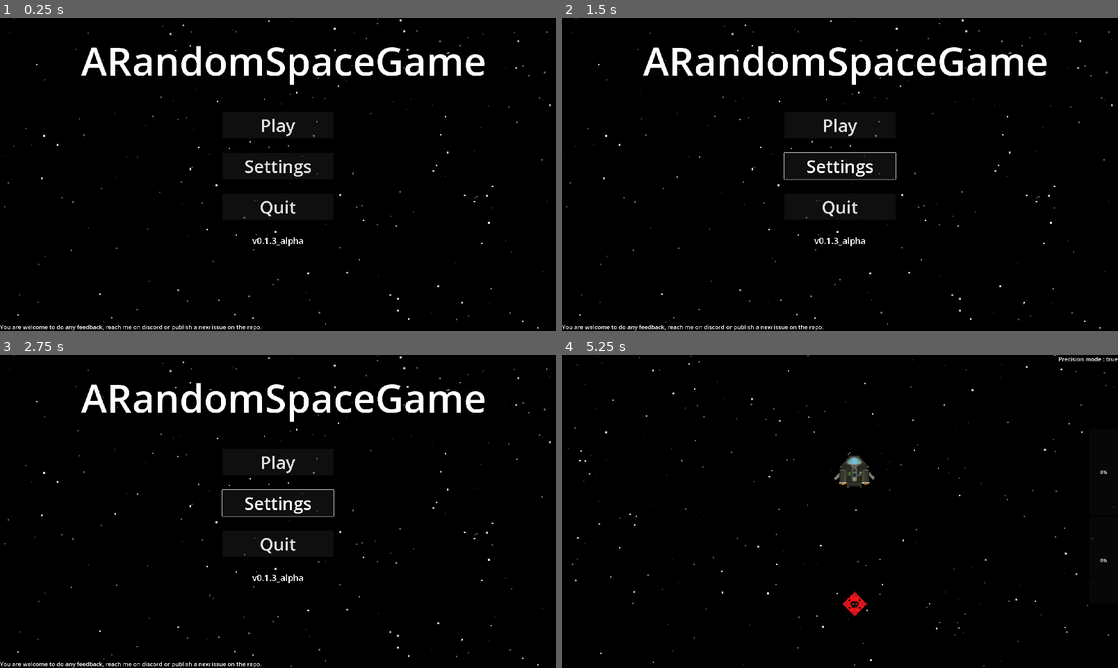
Above: before the commit, frames 1-4 (two rows, left to right).
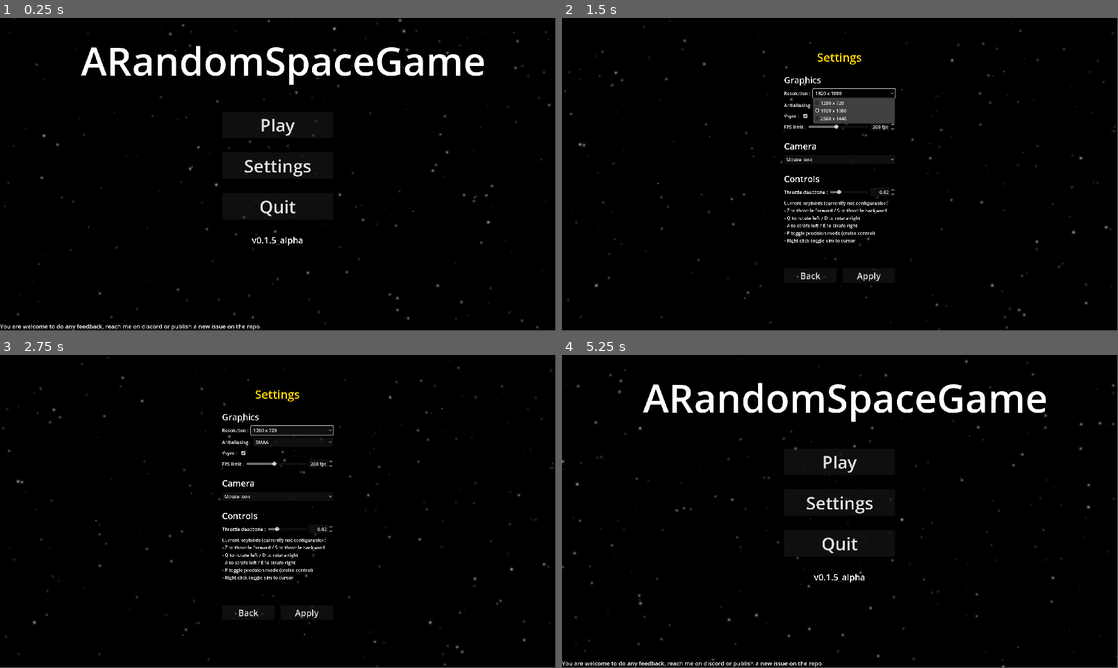
Above: after the commit, the same moments.

Repository: creusator/A_Random_Space_Game
Game: Godot game, scene res://UI/Menus/MainMenu/MainMenu.tscn
The game is run twice, just before and just after one commit, with the same random seed, the same clock (stepped at 60 frames per second) and the same inputs.
Inputs (mouse positions are in pixels of both pictures, inside the frame that each line leads up to):
- Up to frame 1 (0.25 s): no input
- Up to frame 2 (1.5 s): click "Settings" at 0.5 s; click (856, 93) at 1.25 s, where only the run after the commit has a clickable "1920 x 1080"
- Up to frame 3 (2.75 s): click (294, 442) at 2 s, where only the run after the commit has a clickable "SMAA"
- Up to frame 4 (5.25 s): click (856, 430) at 2.75 s, where only the run after the commit has a clickable "1280 x 720"; click (806, 452) at 3.52 s; click (840, 495) at 4.25 s, where only the run after the commit has a clickable "Mouse look"; click (812, 611) at 5 s, where only the run after the commit has a clickable "Back"
In our replay, the window is 800x450 before the commit and 799x449 after it. These sizes can differ from the game's own. Grey fills any space a smaller window leaves; there, only what the larger window draws over its background counts as a difference.

The runs differ from the first frame. In frame 1, 1.8% of the frame differs, in the area x 0-100%, y 0-100%; in frame 2, 6.5%; in frame 3, 5.3%; in frame 4, 4.7%.

Commit message:
Added settings menu - WIP
- Added graphic settings (res, fps, vsync, aa)
- Added camera settings (camera_mode)
- Added control settings (throttle deadzone)

Missing :
- Loading throttle deadzone
- Loading applied settings into the menus frontend

Diff:
--- a/Components/InputComponent2D.gd
+++ b/Components/InputComponent2D.gd
@@ -6,7 +6,7 @@
 var rotation_direction: float
 var throttle: float = 0.0
 var throttle_speed: float = 0.5
-var throttle_deadzone: float = 0.05
+var throttle_deadzone: float = 0.02
 var precision_mode: bool = true
 var aim_to_target:bool = false
 var _toggle_state: bool = true
--- a/Components/MotionComponent2D.gd
+++ b/Components/MotionComponent2D.gd
@@ -44,14 +44,14 @@
 	var velocity_error = target_velocity - velocity
 	var thrust_force = Vector2.ZERO
 
-	if velocity_error.length() > 0.05:
+	if velocity_error.length() > 0.01:
 		thrust_force = velocity_error.normalized() * main_thrust_power
 
 	var force_total = thrust_force * PIXEL_PER_METER
 	var acceleration = force_total / mass
 	var applied_velocity = velocity + acceleration * delta
 
-	if velocity_error.length() < 3.5 and thrust_input.length() < 0.05:
+	if velocity_error.length() < 3.5 and thrust_input.length() < 0.01:
 		applied_velocity = Vector2.ZERO
 	elif applied_velocity.length() > max_local_speed:
 		applied_velocity = applied_velocity.normalized() * max_local_speed
--- a/Entities/Ships/Template/Ship.gd
+++ b/Entities/Ships/Template/Ship.gd
@@ -71,6 +71,12 @@
 func get_precision_state() -> bool:
 	return input_component_2d.precision_mode
 
+var smoothed_speed := 0.0
+func get_velocity_value() -> int:
+	var real_speed = velocity.length() / 10.0
+	smoothed_speed = lerp(smoothed_speed, real_speed, 0.1)
+	return int(round(smoothed_speed))
+
 func _on_chassis_destroyed() -> void:
 	self.queue_free()
 
--- a/Entities/Ships/Template/ShipComponents/StructuralComponents/Thruster/Thruster.gd
+++ b/Entities/Ships/Template/ShipComponents/StructuralComponents/Thruster/Thruster.gd
@@ -103,7 +103,7 @@
 	var speed = ship_velocity.length()
 	var braking_intent := false
 
-	if thrust_input_world.length() < 0.05 and speed > 1.0:
+	if thrust_input_world.length() < 0.01 and speed > 1.0:
 		braking_intent = true
 	elif thrust_input_world.length() > 0.1:
 		var dot_velocity = ship_velocity.normalized().dot(thrust_input_world.normalized())
--- a/Game.tscn
+++ b/Game.tscn
@@ -11,7 +11,7 @@
 
 [node name="CanvasModulate" type="CanvasModulate" parent="."]
 scale = Vector2(1.01469, 1.02335)
-color = Color(0.21230468, 0.21230492, 0.21230477, 1)
+color = Color(0.08468992, 0.08468992, 0.08468992, 1)
 
 [node name="NorikerMKI" parent="." instance=ExtResource("1_u44n3")]
 
--- a/Scripts/GlobalVariables.gd
+++ b/Scripts/GlobalVariables.gd
@@ -1,3 +1,8 @@
 extends Node
 
-var version:String = "v0.1.3_alpha"
+var version:String = "v0.1.5_alpha"
+
+var previous_scene = "res://UI/Menus/MainMenu/MainMenu.tscn"
+
+var camera_mode = 1
+var throttle_deadzone = 0.02
--- a/UI/Camera/Camera.gd
+++ b/UI/Camera/Camera.gd
@@ -1,11 +1,7 @@
 class_name Camera
 extends Camera2D
 
-
-enum MODES { TARGET, TARGET_MOUSE_BLENDED }
-
 @export var target: Node
-@export var mode: MODES = MODES.TARGET_MOUSE_BLENDED
 @export var camera_smooth_speed: float
 @export var zoom_speed: float = 5.0
 @export var max_zoom: float = 2.0
@@ -32,13 +28,13 @@
 	if not target:
 		return
 
-	match mode:
-		MODES.TARGET:
+	match GlobalVariables.camera_mode:
+		0:
 			target_position = target.global_position
 			if target_position != Vector2.INF:
 				global_position = target_position
 
-		MODES.TARGET_MOUSE_BLENDED:
+		1:
 			var target_pos = target.global_position
 			var mouse_pos = get_global_mouse_position()
 			var mouse_dist = (mouse_pos - target_pos).length()
--- a/UI/HUD/ThrottleUI.gd
+++ /dev/null
@@ -1,4 +0,0 @@
-extends ProgressBar
-
-func update(ship_throttle_value:float) -> void:
-	set_value_no_signal(ship_throttle_value * 100)
--- a/UI/HUD/hud_ship.gd
+++ b/UI/HUD/hud_ship.gd
@@ -4,15 +4,17 @@
 @onready var forward_throttle: ProgressBar = $VBoxContainer/ForwardThrottle
 @onready var backward_throttle: ProgressBar = $VBoxContainer/BackwardThrottle
 @onready var precision_mode: Label = $VBoxContainer/PrecisionMode
+@onready var velocity_label: Label = $VBoxContainer/Velocity
 
 var ship_throttle_value:float = 0.0
 
 func _ready() -> void:
 	ship_throttle_value = 0
 
-
 func _process(_delta: float) -> void:
 	if not ship:
+		precision_mode.text = ("Ship destroyed, restart from pause menu")
+		velocity_label.text = ("0 m/s")
 		return
 	ship_throttle_value = ship.get_throttle_state()
 	if ship_throttle_value >= 0.0:
@@ -22,3 +24,4 @@
 		forward_throttle.set_value_no_signal(0.0)
 		backward_throttle.set_value_no_signal(abs(ship_throttle_value)*100)
 	precision_mode.text = ("Precision mode : " + str(ship.get_precision_state()))
+	velocity_label.text = (str(ship.get_velocity_value()) + " m/s")
--- a/UI/HUD/hud_ship.tscn
+++ b/UI/HUD/hud_ship.tscn
@@ -1,7 +1,6 @@
-[gd_scene load_steps=3 format=3 uid="uid://ddxmqkgb5ttm8"]
+[gd_scene load_steps=2 format=3 uid="uid://ddxmqkgb5ttm8"]
 
 [ext_resource type="Script" uid="uid://c3kkgr8wgfw2w" path="res://UI/HUD/hud_ship.gd" id="1_6bjsg"]
-[ext_resource type="Script" uid="uid://ba3dwio5dpory" path="res://UI/HUD/ThrottleUI.gd" id="2_qsowj"]
 
 [node name="HUD_Ship" type="Control"]
 layout_mode = 3
@@ -34,7 +33,6 @@
 size_flags_horizontal = 8
 size_flags_vertical = 10
 fill_mode = 3
-script = ExtResource("2_qsowj")
 
 [node name="BackwardThrottle" type="ProgressBar" parent="VBoxContainer"]
 custom_minimum_size = Vector2(100, 300)
@@ -42,4 +40,9 @@
 size_flags_horizontal = 8
 size_flags_vertical = 2
 fill_mode = 2
-script = ExtResource("2_qsowj")
+
+[node name="Velocity" type="Label" parent="VBoxContainer"]
+layout_mode = 2
+theme_override_font_sizes/font_size = 30
+text = "000 m/s"
+horizontal_alignment = 2
--- a/UI/Menus/MainMenu/MainMenu.gd
+++ b/UI/Menus/MainMenu/MainMenu.gd
@@ -1,4 +1,4 @@
-extends Panel
+extends Control
 
 @onready var play_button:Button = $MainMenuButtons/PlayButton
 @onready var quit_button:Button = $MainMenuButtons/QuitButton
@@ -10,7 +10,12 @@
 	version_label.text = GlobalVariables.version
 
 func _on_play_button_pressed() -> void:
+	GlobalVariables.previous_scene = get_tree().current_scene.scene_file_path
 	get_tree().change_scene_to_file("res://Game.tscn")
+
+func _on_settings_button_pressed() -> void:
+	GlobalVariables.previous_scene = get_tree().current_scene.scene_file_path
+	get_tree().change_scene_to_file("res://UI/Menus/SettingsMenu/SettingsMenu.tscn")
 
 func _on_quit_button_pressed() -> void:
 	get_tree().quit()
--- a/UI/Menus/MainMenu/MainMenu.tscn
+++ b/UI/Menus/MainMenu/MainMenu.tscn
@@ -1,25 +1,38 @@
-[gd_scene load_steps=4 format=3 uid="uid://tj5g2m158dey"]
+[gd_scene load_steps=5 format=3 uid="uid://tj5g2m158dey"]
 
 [ext_resource type="Script" uid="uid://1wae0onivlyx" path="res://UI/Menus/MainMenu/MainMenu.gd" id="1_c6aju"]
+[ext_resource type="Shader" uid="uid://wsv2d532da3n" path="res://Scripts/Shaders/Menu/MenuBlur.gdshader" id="2_iloxp"]
 [ext_resource type="PackedScene" uid="uid://do78wutwh6no7" path="res://Backgrounds/Space/BackgroundSpace.tscn" id="2_rlwnk"]
 
-[sub_resource type="StyleBoxFlat" id="StyleBoxFlat_rlwnk"]
-bg_color = Color(0.6, 0.6, 0.6, 0)
-draw_center = false
+[sub_resource type="ShaderMaterial" id="ShaderMaterial_ygqeo"]
+shader = ExtResource("2_iloxp")
+shader_parameter/blur = 1.50000007125
 
-[node name="Panel" type="Panel"]
+[node name="MainMenu" type="Control"]
 process_mode = 3
+layout_mode = 3
 anchors_preset = 15
 anchor_right = 1.0
 anchor_bottom = 1.0
 grow_horizontal = 2
 grow_vertical = 2
-theme_override_styles/panel = SubResource("StyleBoxFlat_rlwnk")
 script = ExtResource("1_c6aju")
+
+[node name="ColorRect" type="ColorRect" parent="."]
+z_index = 1
+material = SubResource("ShaderMaterial_ygqeo")
+layout_mode = 1
+anchors_preset = 15
+anchor_right = 1.0
+anchor_bottom = 1.0
+grow_horizontal = 2
+grow_vertical = 2
+color = Color(0.3882353, 0.3882353, 0.3882353, 1)
 
 [node name="SpaceBackground" parent="." instance=ExtResource("2_rlwnk")]
 
 [node name="Title" type="Label" parent="."]
+z_index = 2
 layout_mode = 1
 anchors_preset = -1
 anchor_left = 0.1
@@ -34,6 +47,7 @@
 horizontal_alignment = 1
 
 [node name="Feedback" type="Label" parent="."]
+z_index = 2
 layout_mode = 1
 anchors_preset = 2
 anchor_top = 1.0
@@ -46,6 +60,7 @@
 text = "You are welcome to do any feedback, reach me on discord or publish a new issue on the repo."
 
 [node name="MainMenuButtons" type="VBoxContainer" parent="."]
+z_index = 2
 layout_mode = 1
 anchors_preset = -1
 anchor_left = 0.4
@@ -55,23 +70,29 @@
 theme_override_constants/separation = 50
 
 [node name="PlayButton" type="Button" parent="MainMenuButtons"]
+z_index = 2
 layout_mode = 2
 theme_override_font_sizes/font_size = 60
 text = "Play"
 
-[node name="Button" type="Button" parent="MainMenuButtons"]
+[node name="SettingsButton" type="Button" parent="MainMenuButtons"]
+z_index = 2
 layout_mode = 2
 theme_override_font_sizes/font_size = 60
 text = "Settings"
 
 [node name="QuitButton" type="Button" parent="MainMenuButtons"]
+z_index = 2
 layout_mode = 2
 theme_override_font_sizes/font_size = 60
 text = "Quit"
 
 [node name="Version" type="Label" parent="MainMenuButtons"]
+z_index = 2
 layout_mode = 2
 theme_override_constants/outline_size = 30
 theme_override_font_sizes/font_size = 30
 text = "[PLACEHOLDER]"
 horizontal_alignment = 1
+
+[connection signal="pressed" from="MainMenuButtons/SettingsButton" to="." method="_on_settings_button_pressed"]
--- a/UI/Menus/PauseMenu/PauseMenu.gd
+++ b/UI/Menus/PauseMenu/PauseMenu.gd
@@ -41,9 +41,13 @@
 	get_tree().reload_current_scene()
 
 func _on_settings_button_pressed() -> void:
-	pass
+	get_tree().paused = false
+	GlobalVariables.previous_scene = get_tree().current_scene.scene_file_path
+	get_tree().change_scene_to_file("res://UI/Menus/SettingsMenu/SettingsMenu.tscn")
 
 func _on_main_menu_button_pressed() -> void:
+	get_tree().paused = false
+	GlobalVariables.previous_scene = get_tree().current_scene.scene_file_path
 	get_tree().change_scene_to_file("res://UI/Menus/MainMenu/MainMenu.tscn")
 
 func _on_quit_button_pressed() -> void:
--- /dev/null
+++ b/UI/Menus/SettingsMenu/SettingsMenu.gd
@@ -0,0 +1,91 @@
+extends Control
+
+@onready var fps_slider: HSlider = $MarginContainer/VBoxContainer/Graphics/FpsCapContainer/HSlider
+@onready var fps_box: SpinBox = $MarginContainer/VBoxContainer/Graphics/FpsCapContainer/SpinBox
+@onready var throttle_slider: HSlider = $MarginContainer/VBoxContainer/Controls/ThrottleDeadzoneContainer/HSlider
+@onready var throttle_box: SpinBox = $MarginContainer/VBoxContainer/Controls/ThrottleDeadzoneContainer/SpinBox
+
+#Graphics
+var resolution_index:int = 1
+var antialiasing_index:int = 2
+var vsync:bool = true
+var fps_cap:int = 200
+
+#Camera
+var camera_mode = 1
+
+#Controls
+var throttle_deadzone:float = 0.02
+
+func _on_resolution_selected(index: int) -> void:
+	resolution_index = index
+
+func _on_antialiasing_selected(index: int) -> void:
+	antialiasing_index = index
+
+func _on_vsync_toggled(toggled_on: bool) -> void:
+	vsync = toggled_on
+
+func _on_fps_cap_slide_changed(value: float) -> void:
+	fps_cap = int(value)
+	fps_box.value = int(value)
+
+func _on_fsp_cap_box_changed(value: float) -> void:
+	fps_cap = int(value)
+	fps_slider.value = int(value)
+
+func _on_camera_mode_selected(index: int) -> void:
+	camera_mode = index
+
+func _on_throttle_slider_changed(value: float) -> void:
+	throttle_deadzone = value
+	throttle_box.value = value
+
+func _on_throttle_boxs_changed(value: float) -> void:
+	throttle_deadzone = value
+	throttle_slider.value = value
+
+func _on_back_pressed() -> void:
+	get_tree().change_scene_to_file(GlobalVariables.previous_scene)
+
+func _on_apply_pressed() -> void:
+	#Graphics
+	var root_viewport = get_tree().root.get_viewport_rid()
+	match resolution_index:
+		0:
+			var new_size = Vector2i(1280, 720)
+			DisplayServer.window_set_size(new_size)
+			get_tree().root.size = new_size
+			await get_tree().process_frame
+		1:
+			var new_size = Vector2i(1920, 1080)
+			DisplayServer.window_set_size(new_size)
+			get_tree().root.size = new_size
+			await get_tree().process_frame
+		2:
+			var new_size = Vector2i(2560, 1440)
+			DisplayServer.window_set_size(new_size)
+			get_tree().root.size = new_size
+			await get_tree().process_frame
+
+	match antialiasing_index:
+		0:
+			RenderingServer.viewport_set_screen_space_aa(root_viewport,RenderingServer.VIEWPORT_SCREEN_SPACE_AA_DISABLED)
+		1:
+			RenderingServer.viewport_set_screen_space_aa(root_viewport,RenderingServer.VIEWPORT_SCREEN_SPACE_AA_FXAA)
+		2:
+			RenderingServer.viewport_set_screen_space_aa(root_viewport,RenderingServer.VIEWPORT_SCREEN_SPACE_AA_SMAA)
+
+	match vsync:
+		true:
+			DisplayServer.window_set_vsync_mode(DisplayServer.VSYNC_ENABLED)
+		false:
+			DisplayServer.window_set_vsync_mode(DisplayServer.VSYNC_DISABLED)
+
+	Engine.max_fps = fps_cap
+
+	#Camera
+	GlobalVariables.camera_mode = camera_mode
+
+	#Controls
+	GlobalVariables.throttle_deadzone = throttle_deadzone
--- /dev/null
+++ b/UI/Menus/SettingsMenu/SettingsMenu.tscn
@@ -0,0 +1,228 @@
+[gd_scene load_steps=5 format=3 uid="uid://be14jkttem12v"]
+
+[ext_resource type="Script" uid="uid://ddrqsevypxw34" path="res://UI/Menus/SettingsMenu/SettingsMenu.gd" id="1_aff3m"]
+[ext_resource type="PackedScene" uid="uid://do78wutwh6no7" path="res://Backgrounds/Space/BackgroundSpace.tscn" id="1_edm70"]
+[ext_resource type="Shader" uid="uid://wsv2d532da3n" path="res://Scripts/Shaders/Menu/MenuBlur.gdshader" id="1_uftqt"]
+
+[sub_resource type="ShaderMaterial" id="ShaderMaterial_edm70"]
+shader = ExtResource("1_uftqt")
+shader_parameter/blur = 1.5000000712500001
+
+[node name="SettingsMenu" type="Control"]
+layout_mode = 3
+anchors_preset = 15
+anchor_right = 1.0
+anchor_bottom = 1.0
+grow_horizontal = 2
+grow_vertical = 2
+script = ExtResource("1_aff3m")
+
+[node name="SpaceBackground" parent="." instance=ExtResource("1_edm70")]
+
+[node name="ColorRect" type="ColorRect" parent="."]
+z_index = 1
+material = SubResource("ShaderMaterial_edm70")
+layout_mode = 1
+anchors_preset = 15
+anchor_right = 1.0
+anchor_bottom = 1.0
+grow_horizontal = 2
+grow_vertical = 2
+color = Color(0.3882353, 0.3882353, 0.3882353, 1)
+
+[node name="MarginContainer" type="MarginContainer" parent="."]
+z_index = 2
+layout_mode = 1
+anchors_preset = -1
+anchor_left = 0.4
+anchor_top = 0.1
+anchor_right = 0.6
+anchor_bottom = 0.9
+grow_horizontal = 2
+grow_vertical = 2
+
+[node name="VBoxContainer" type="VBoxContainer" parent="MarginContainer"]
+layout_mode = 2
+theme_override_constants/separation = 30
+
+[node name="Settings" type="Label" parent="MarginContainer/VBoxContainer"]
+layout_mode = 2
+theme_override_colors/font_color = Color(1, 0.8392157, 0, 1)
+theme_override_font_sizes/font_size = 40
+text = "Settings"
+horizontal_alignment = 1
+vertical_alignment = 1
+
+[node name="Graphics" type="VBoxContainer" parent="MarginContainer/VBoxContainer"]
+layout_mode = 2
+theme_override_constants/separation = 10
+
+[node name="GraphicsLabel" type="Label" parent="MarginContainer/VBoxContainer/Graphics"]
+layout_mode = 2
+theme_override_font_sizes/font_size = 30
+text = "Graphics"
+
+[node name="ResolutionContainer" type="HBoxContainer" parent="MarginContainer/VBoxContainer/Graphics"]
+layout_mode = 2
+size_flags_vertical = 4
+
+[node name="ResolutionLabel" type="Label" parent="MarginContainer/VBoxContainer/Graphics/ResolutionContainer"]
+layout_mode = 2
+text = "Resolution : "
+
+[node name="OptionButton" type="OptionButton" parent="MarginContainer/VBoxContainer/Graphics/ResolutionContainer"]
+layout_mode = 2
+size_flags_horizontal = 3
+selected = 1
+item_count = 3
+popup/item_0/text = "1280 x 720"
+popup/item_0/id = 1
+popup/item_1/text = "1920 x 1080"
+popup/item_1/id = 0
+popup/item_2/text = "2560 x 1440"
+popup/item_2/id = 2
+
+[node name="AAContainer" type="HBoxContainer" parent="MarginContainer/VBoxContainer/Graphics"]
+layout_mode = 2
+size_flags_vertical = 4
+
+[node name="VsyncLabel" type="Label" parent="MarginContainer/VBoxContainer/Graphics/AAContainer"]
+layout_mode = 2
+text = "Antialiasing : "
+
+[node name="OptionButton" type="OptionButton" parent="MarginContainer/VBoxContainer/Graphics/AAContainer"]
+layout_mode = 2
+size_flags_horizontal = 3
+selected = 2
+item_count = 3
+popup/item_0/text = "No AA"
+popup/item_0/id = 0
+popup/item_1/text = "FXAA"
+popup/item_1/id = 1
+popup/item_2/text = "SMAA"
+popup/item_2/id = 2
+
+[node name="VsyncContainer" type="HBoxContainer" parent="MarginContainer/VBoxContainer/Graphics"]
+layout_mode = 2
+size_flags_vertical = 4
+
+[node name="VsyncLabel" type="Label" parent="MarginContainer/VBoxContainer/Graphics/VsyncContainer"]
+layout_mode = 2
+text = "Vsync : "
+
+[node name="CheckBox" type="CheckBox" parent="MarginContainer/VBoxContainer/Graphics/VsyncContainer"]
+layout_mode = 2
+button_pressed = true
+
+[node name="FpsCapContainer" type="HBoxContainer" parent="MarginContainer/VBoxContainer/Graphics"]
+layout_mode = 2
+size_flags_vertical = 4
+
+[node name="FpsCapLabel" type="Label" parent="MarginContainer/VBoxContainer/Graphics/FpsCapContainer"]
+layout_mode = 2
+text = "FPS limit : "
+
+[node name="HSlider" type="HSlider" parent="MarginContainer/VBoxContainer/Graphics/FpsCapContainer"]
+layout_mode = 2
+size_flags_horizontal = 3
+size_flags_vertical = 1
+min_value = 30.0
+max_value = 400.0
+value = 200.0
+scrollable = false
+
+[node name="SpinBox" type="SpinBox" parent="MarginContainer/VBoxContainer/Graphics/FpsCapContainer"]
+layout_mode = 2
+min_value = 30.0
+max_value = 400.0
+value = 200.0
+alignment = 2
+suffix = "fps"
+
+[node name="Camera" type="VBoxContainer" parent="MarginContainer/VBoxContainer"]
+layout_mode = 2
+theme_override_constants/separation = 10
+
+[node name="CameraLabel" type="Label" parent="MarginContainer/VBoxContainer/Camera"]
+layout_mode = 2
+theme_override_font_sizes/font_size = 30
+text = "Camera"
+
+[node name="CameraMode" type="OptionButton" parent="MarginContainer/VBoxContainer/Camera"]
+layout_mode = 2
+selected = 1
+item_count = 2
+popup/item_0/text = "Focus"
+popup/item_0/id = 0
+popup/item_1/text = "Mouse look"
+popup/item_1/id = 1
+
+[node name="Controls" type="VBoxContainer" parent="MarginContainer/VBoxContainer"]
+layout_mode = 2
+theme_override_constants/separation = 10
+
+[node name="ControlsLabel" type="Label" parent="MarginContainer/VBoxContainer/Controls"]
+layout_mode = 2
+theme_override_font_sizes/font_size = 30
+text = "Controls"
+
+[node name="ThrottleDeadzoneContainer" type="HBoxContainer" parent="MarginContainer/VBoxContainer/Controls"]
+layout_mode = 2
+
+[node name="ThrottleDeadzoneLabel" type="Label" parent="MarginContainer/VBoxContainer/Controls/ThrottleDeadzoneContainer"]
+layout_mode = 2
+text = "Throttle deadzone : "
+
+[node name="HSlider" type="HSlider" parent="MarginContainer/VBoxContainer/Controls/ThrottleDeadzoneContainer"]
+layout_mode = 2
+size_flags_horizontal = 3
+size_flags_vertical = 1
+max_value = 0.1
+step = 0.01
+value = 0.02
+
+[node name="SpinBox" type="SpinBox" parent="MarginContainer/VBoxContainer/Controls/ThrottleDeadzoneContainer"]
+layout_mode = 2
+max_value = 0.1
+step = 0.01
+value = 0.02
+alignment = 2
+
+[node name="ControlsTipsLabel" type="Label" parent="MarginContainer/VBoxContainer/Controls"]
+layout_mode = 2
+text = "Current keybinds (currently not configurable) :
+- Z to throttle forward / S to throttle backward
+- Q to rotate left / D to rotate right
+- A to strafe left / E to strafe right
+- P toggle precision mode (cruise control)
+- Right click toggle aim to cursor"
+
+[node name="Buttons" type="HBoxContainer" parent="MarginContainer/VBoxContainer"]
+layout_mode = 2
+size_flags_vertical = 6
+theme_override_constants/separation = 20
+alignment = 1
+
+[node name="Back" type="Button" parent="MarginContainer/VBoxContainer/Buttons"]
+layout_mode = 2
+size_flags_horizontal = 3
+theme_override_font_sizes/font_size = 30
+text = "Back"
+
+[node name="Apply" type="Button" parent="MarginContainer/VBoxContainer/Buttons"]
+layout_mode = 2
+size_flags_horizontal = 3
+theme_override_font_sizes/font_size = 30
+text = "Apply
+"
+
+[connection signal="item_selected" from="MarginContainer/VBoxContainer/Graphics/ResolutionContainer/OptionButton" to="." method="_on_resolution_selected"]
+[connection signal="item_selected" from="MarginContainer/VBoxContainer/Graphics/AAContainer/OptionButton" to="." method="_on_antialiasing_selected"]
+[connection signal="toggled" from="MarginContainer/VBoxContainer/Graphics/VsyncContainer/CheckBox" to="." method="_on_vsync_toggled"]
+[connection signal="value_changed" from="MarginContainer/VBoxContainer/Graphics/FpsCapContainer/HSlider" to="." method="_on_fps_cap_slide_changed"]
+[connection signal="value_changed" from="MarginContainer/VBoxContainer/Graphics/FpsCapContainer/SpinBox" to="." method="_on_fsp_cap_box_changed"]
+[connection signal="item_selected" from="MarginContainer/VBoxContainer/Camera/CameraMode" to="." method="_on_camera_mode_selected"]
+[connection signal="value_changed" from="MarginContainer/VBoxContainer/Controls/ThrottleDeadzoneContainer/HSlider" to="." method="_on_throttle_slider_changed"]
+[connection signal="value_changed" from="MarginContainer/VBoxContainer/Controls/ThrottleDeadzoneContainer/SpinBox" to="." method="_on_throttle_boxs_changed"]
+[connection signal="pressed" from="MarginContainer/VBoxContainer/Buttons/Back" to="." method="_on_back_pressed"]
+[connection signal="pressed" from="MarginContainer/VBoxContainer/Buttons/Apply" to="." method="_on_apply_pressed"]
--- a/project.godot
+++ b/project.godot
@@ -23,7 +23,6 @@
 
 window/size/viewport_width=1920
 window/size/viewport_height=1080
-window/stretch/mode="viewport"
 
 [editor]
 
@@ -116,5 +115,4 @@
 [rendering]
 
 textures/canvas_textures/default_texture_filter=0
-anti_aliasing/quality/msaa_2d=3
-anti_aliasing/quality/use_taa=true
+anti_aliasing/quality/screen_space_aa=2
Binary file changed: Assets/Ships/NorikerMKI/NorikerMKI.aseprite
Binary file changed: Assets/Ships/NorikerMKI/NorikerMKI.png
Not shown, removed: UI/HUD/ThrottleUI.gd.uid
Not shown, added: UI/Menus/SettingsMenu/SettingsMenu.gd.uid
